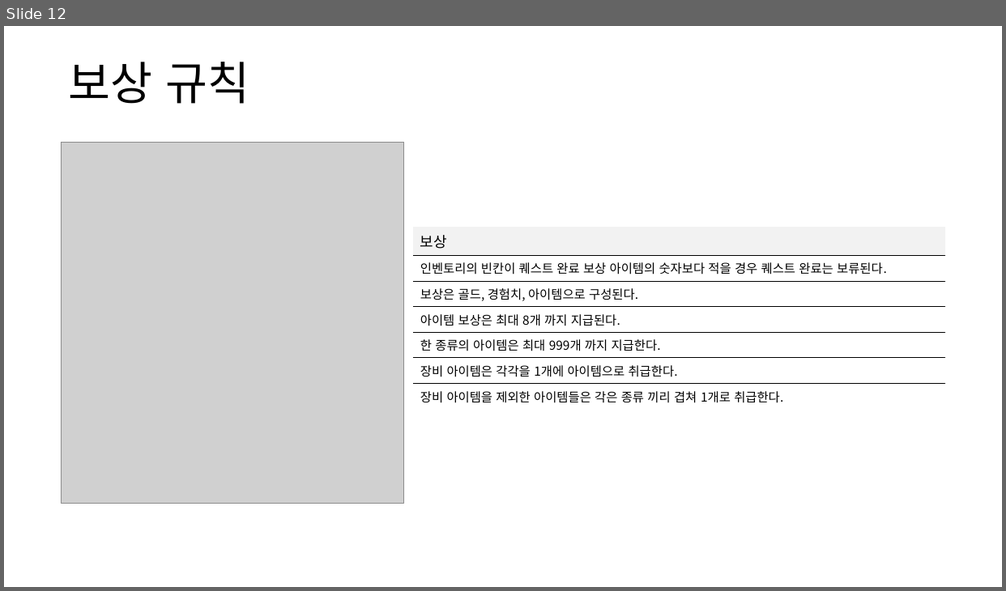
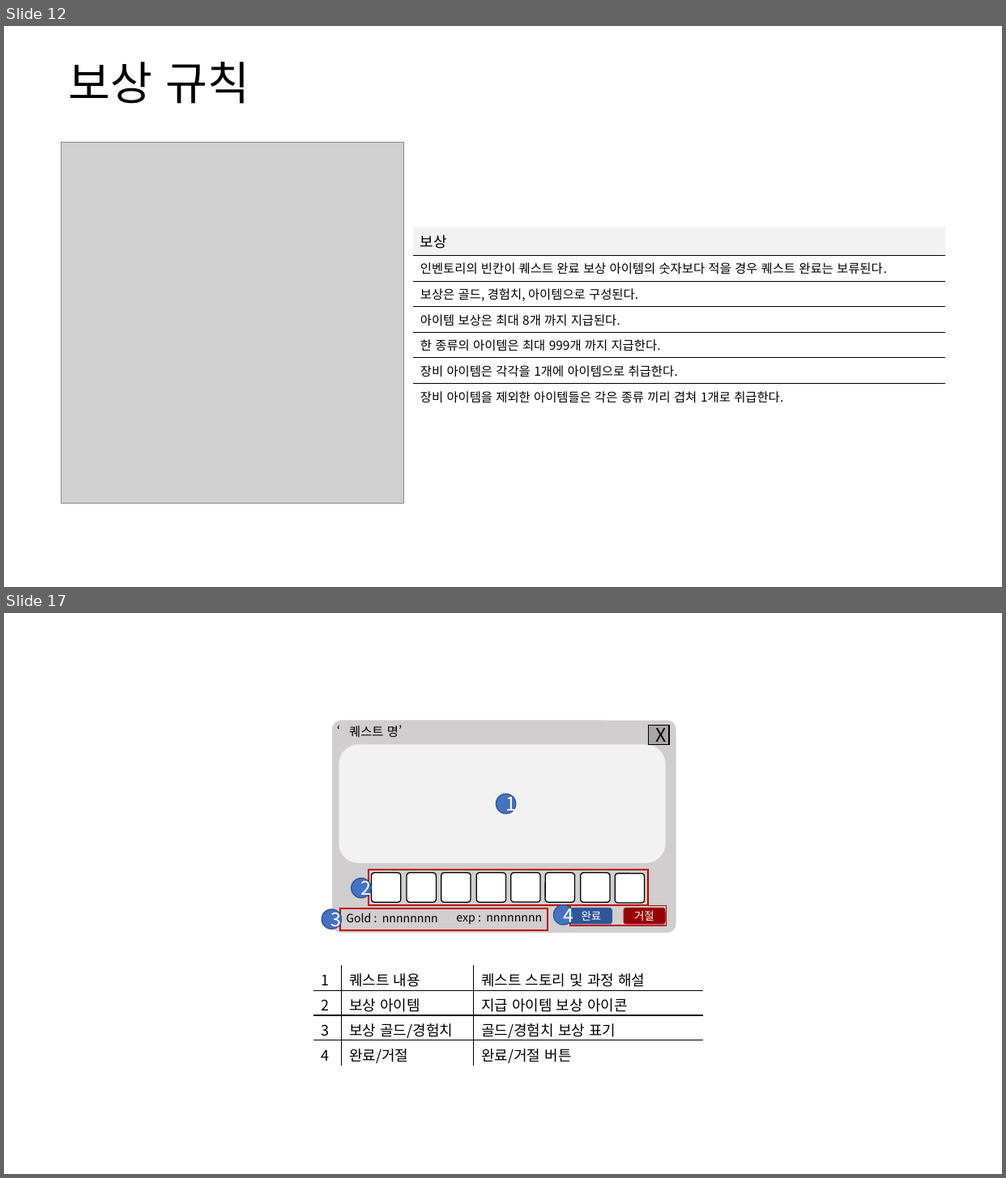
Before and after one commit to yjk0401/unityenginebasic_9th, a slide deck: 기획/방랑엽사전/퀘스트 시스템 기획서.pptx. Shown one above the other, each under a label of ours: slide 12 before the commit, slides 12 and 17 after it; the slides between them are not shown. The pictures are 1006x591 and 1006x1178 pixels, drawn with LibreOffice and Linux fonts; fonts in the diff are those of the drawing; grey boxes stand for pictures. Boxes give left, top, right and bottom in pixels: in the first picture for what was removed or moved away, otherwise in the second. Text is boxed around its words. In the diff, an @@ line names an element or a change of style, - is before the commit and + after.

```diff
--- a/기획/방랑엽사전/퀘스트 시스템 기획서.pptx
+++ b/기획/방랑엽사전/퀘스트 시스템 기획서.pptx
@@ slide 17 added at box(4, 613, 1002, 1174), background #FFFFFF @@
@@ rectangle added at box(649, 726, 670, 745), fill #A6A6A6, outline #000000 1 pt, 18 pt, text #000000 @@
+X
@@ ellipse added at box(496, 794, 515, 814), fill #4472C4, outline #325491 1 pt, 18 pt, text #FFFFFF @@
+1
@@ ellipse added at box(351, 878, 371, 897), fill #4472C4, outline #325491 1 pt, 18 pt, text #FFFFFF @@
+2
@@ rectangle added at box(368, 870, 648, 905), outline #C00000 1.25 pt @@
@@ ellipse added at box(322, 909, 341, 929), fill #4472C4, outline #325491 1 pt, 18 pt, text #FFFFFF @@
+3
@@ rectangle added at box(340, 909, 548, 931), outline #C00000 1.25 pt @@
@@ group added at box(332, 720, 677, 934): 12 rounded rectangles, 3 texts @@
+‘퀘스트 명’
+완료
+거절
+Gold : nnnnnnnn
+exp : nnnnnnnn
@@ ellipse added at box(553, 905, 573, 924), fill #4472C4, outline #325491 1 pt, 18 pt, text #FFFFFF @@
+4
@@ rectangle added at box(571, 905, 667, 925), outline #C00000 1.25 pt @@
@@ table added at box(314, 965, 704, 1067), 4 rows, 3 columns @@
+1 | 퀘스트 내용 | 퀘스트 스토리 및 과정 해설
+2 | 보상 아이템 | 지급 아이템 보상 아이콘
+3 | 보상 골드/경험치 | 골드/경험치 보상 표기
+4 | 완료/거절 | 완료/거절 버튼
```
Also in this commit, not shown: 2 slides changed, 3 other slides added, 2 slides removed, 2 other files.
